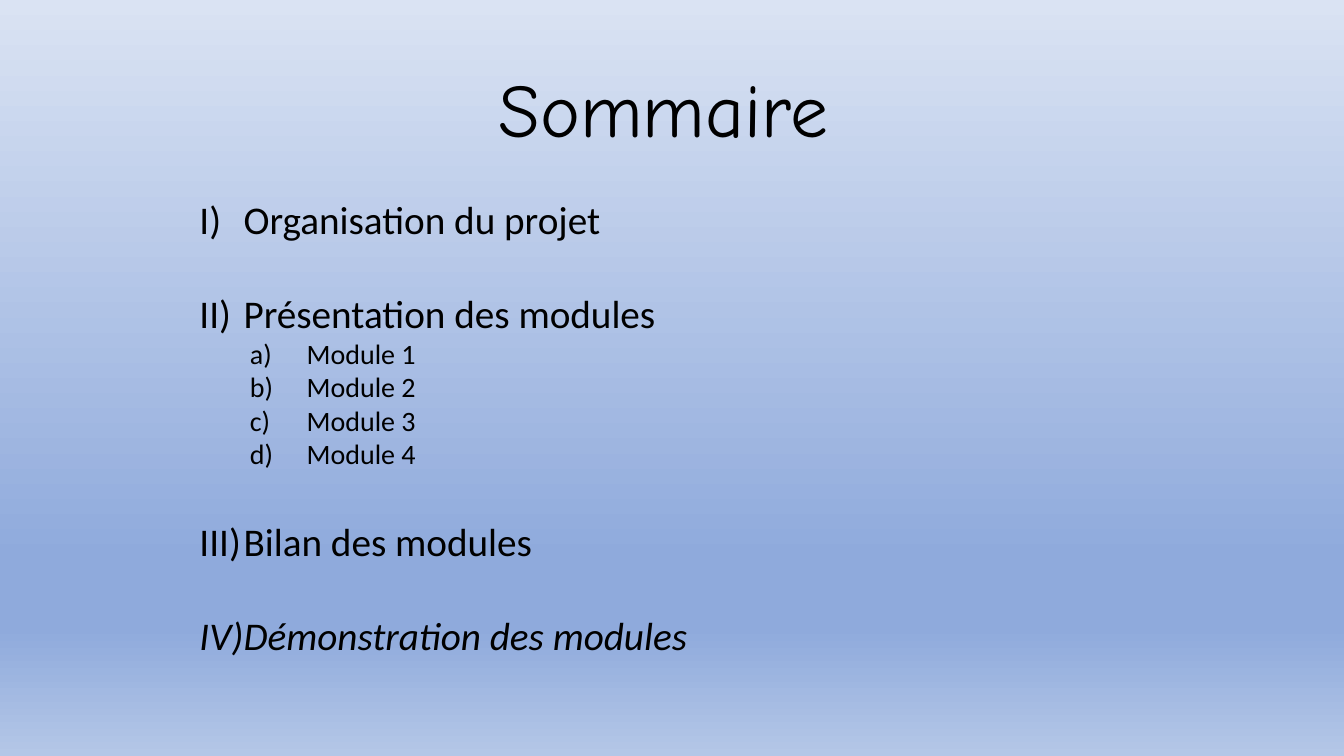
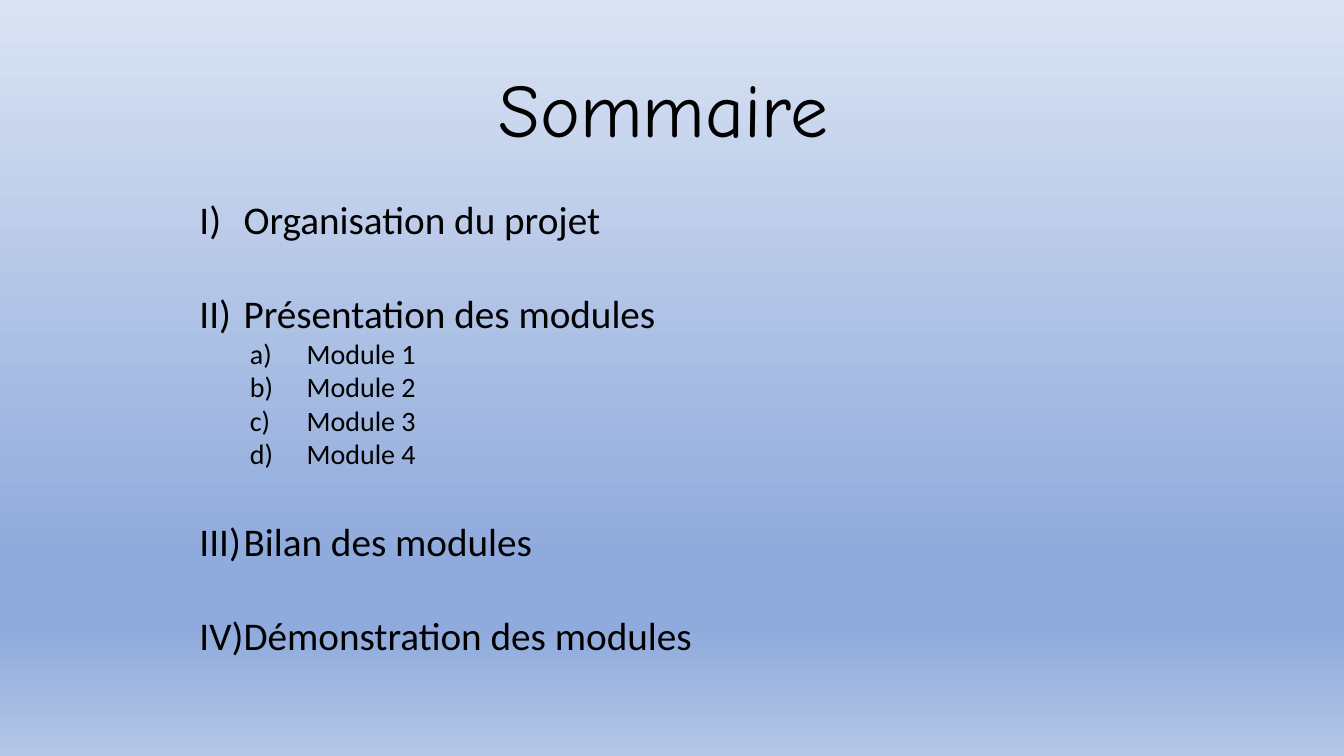
Before and after one commit to Exia-Jellyfish/UE-1-Projet-Grp7, a slide deck: slide 3 of PROJET 1 UE 1 diapositive.pptx. Drawn at 1344x756 pixels with LibreOffice and Linux fonts; fonts in the diff are those of the drawing. Boxes give left, top, right and bottom in pixels: in the first picture for what was removed or moved away, otherwise in the second. Text is boxed around its words. In the diff, an @@ line names an element or a change of style, - is before the commit and + after.

```diff
--- a/PROJET 1 UE 1 diapositive.pptx
+++ b/PROJET 1 UE 1 diapositive.pptx
@@ text at bbox=[199, 621, 692, 655]: italic off in "Démonstration des modules" @@
```
